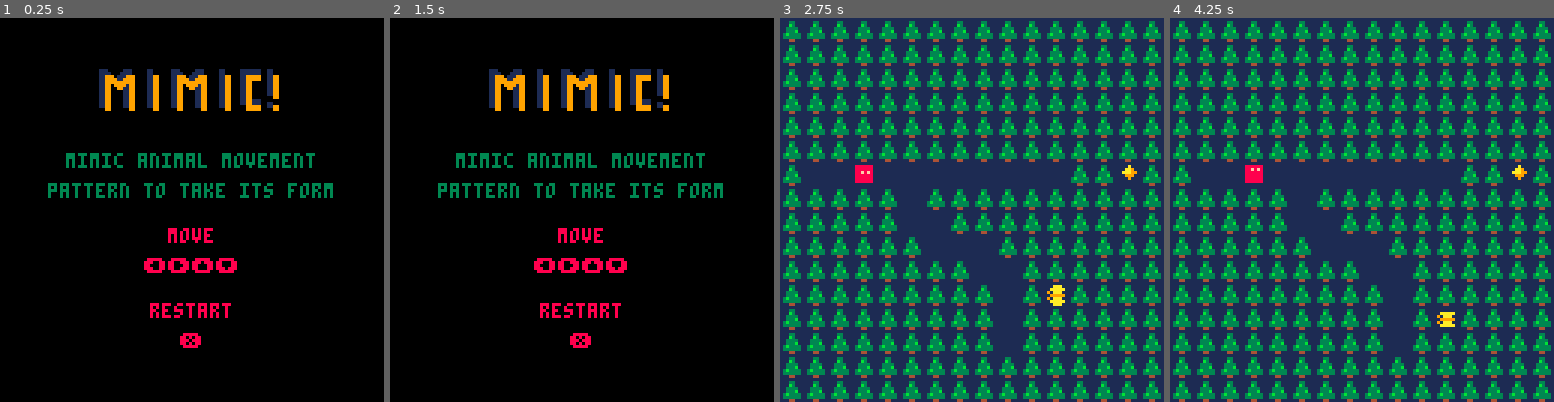
Above: before the commit, frames 1-4 (left to right).
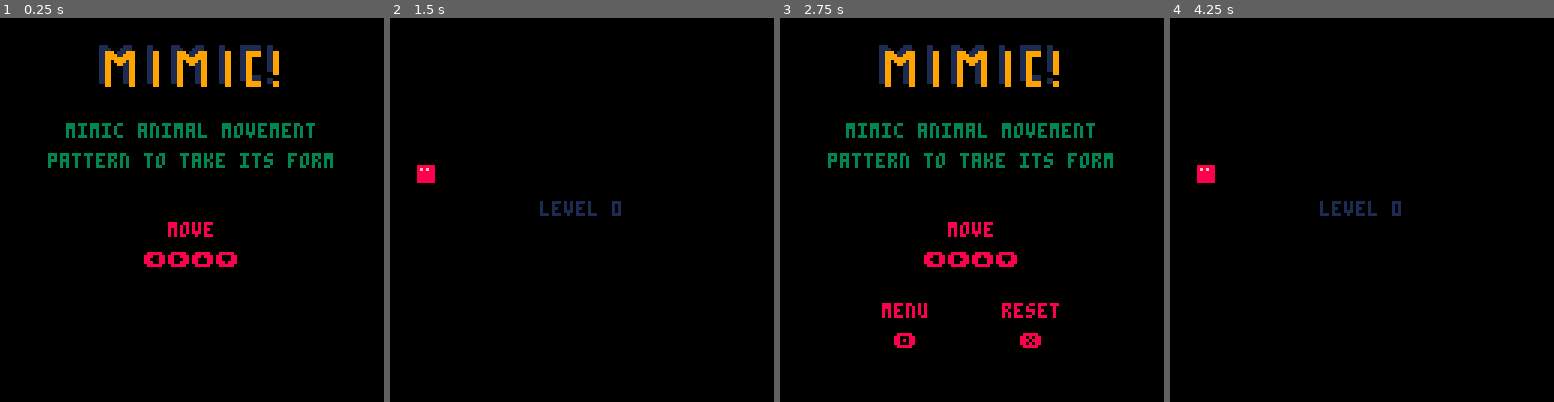
Above: after the commit, the same moments.

Repository: sourencho/mimic
Game: PICO-8 cartridge mimic.p8
Same seed, same stepped clock (60 frames per second), same inputs: the game is played once before the commit and once after it.
Inputs:
- Up to frame 1 (0.25 s): no input
- Up to frame 2 (1.5 s): tap X (X key) at 0.33, 1.07 s; tap O (Z key) at 0.7 s
- Up to frame 3 (2.75 s): hold Right 1.6-2.1 s; tap O (Z key) at 1.7, 2.1, 2.5 s; tap X (X key) at 1.85 s; hold Up 2.15-2.42 s; hold Right from 2.47 s (still down)
- Up to frame 4 (4.25 s): tap O (Z key) every 0.4 s from 2.9 to 4.1 s; tap X (X key) at 2.97, 4.08 s; release Right at 3.03 s; hold Left 3.08-3.58 s; hold Down 3.63-3.97 s; hold Right from 4.02 s (still down)

The runs differ from the first frame. In frame 1, 9.5% of the frame differs, in the area x 12-87%, y 7-86%; in frame 2, 7.1%; in frame 3, 98%; in frame 4, 100%, in the area x 0-100%, y 0-100%.

Commit message:
Level reset button
- Level can now be reset with X
- Small splash screen before each level
- Slightly modify main menu screen

Diff:
--- a/mimic.p8
+++ b/mimic.p8
@@ -11,8 +11,7 @@
 splash_inst_2 = "pattern to take its form"
 splash_keys_1 = "move"
 splash_keys_2 = "\139\145\148\131"
-splash_keys_3 = "restart"
-splash_keys_4 = "\151"
+splash_keys_3 = "menu      reset"
 won_text = "★ you win ★"
 level_size = 16
 level_count = 2
@@ -220,9 +219,8 @@
     if (btnp(1)) pl.dx = 1
     if (btnp(2)) pl.dy = -1
     if (btnp(3)) pl.dy = 1
-    if (btnp(5)) then
-        splash = not splash
-    end
+    if (btnp(4)) splash = not splash
+    if (btnp(5)) change_level = level
 end
 
 function reset_player_pattern()
@@ -294,15 +292,19 @@
 
 function draw_splash()
     cls()
+
+    print(splash_keys_3, hcenter(splash_keys_3), 95, 8)
+    print("\142", 38, 105, 8)
+    print("\151", 80, 105, 8)
+
+    if (tick % 60 > 0 and tick % 60 < 20) cls()
+
     map(0,48,0,0,16,16)
-    print(splash_inst_1, hcenter(splash_inst_1), 45, 3)
-    print(splash_inst_2, hcenter(splash_inst_2), 55, 3)
-
-    print(splash_keys_1, hcenter(splash_keys_1), 70, 8)
-    print(splash_keys_2, 48, 80, 8)
-
-    print(splash_keys_3, hcenter(splash_keys_3), 95, 8)
-    print(splash_keys_4, 60, 105, 8)
+    print(splash_inst_1, hcenter(splash_inst_1), 35, 3)
+    print(splash_inst_2, hcenter(splash_inst_2), 45, 3)
+
+    print(splash_keys_1, hcenter(splash_keys_1), 68, 8)
+    print(splash_keys_2, 48, 78, 8)
 end
 
 function draw_won()
@@ -313,8 +315,6 @@
     print(won_text, 38, vcenter(won_text), 12)
     print(won_text, 38, vcenter(won_text)+10, 13)
     print(won_text, 38, vcenter(won_text)+20, 14)
-    print(splash_keys_3, hcenter(splash_keys_3), 95, 8)
-    print(splash_keys_4, 60, 105, 8)
 end
 
 function draw_level(l)
@@ -346,6 +346,7 @@
 end
 
 function _update()
+    tick += 1
     if change_level == level_count then
         return
     end
@@ -360,7 +361,6 @@
     end
     foreach(actors, move_actor)
     pattern_match()
-    tick += 1
 end
 
 function _draw()
@@ -370,8 +370,14 @@
         draw_won()
     else
         cls()
-        draw_level(level)
-        foreach(actors, draw_actor)
+        if tick < 50 then
+            local level_text="level "..level
+            draw_actor(pl)
+            print(level_text, hcenter(level_text), vcenter(level_text), 1)
+        else
+            draw_level(level)
+            foreach(actors, draw_actor)
+        end
     end
 end
 
@@ -474,8 +480,6 @@
 00000000000000000000000000000000000000000000000000000000000000000000000000000000000000000000000000000000000000000000000000000000
 00000000000000000000000000000000000000000000000000000000000000000000000000000000000000000000000000000000000000000000000000000000
 00000000000000000000000000000000000000000000000000000000000000000000000000000000000000000000000000000000000000000000000000000000
-00000000000000000000000000000000000000000000000000000000000000000000000000000000000000000000000000000000000000000000000000000000
-00000000000000000000000000000000000000000000000000000000000000000000000000000000000000000000000000000000000000000000000000000000
 00000000021242021242224200000000000000000000000000000000000000000000000000000000000000000000000000000000000000000000000000000000
 00000000000000000000000000000000000000000000000000000000000000000000000000000000000000000000000000000000000000000000000000000000
 00000000030343031343234100000000000000000000000000000000000000000000000000000000000000000000000000000000000000000000000000000000
